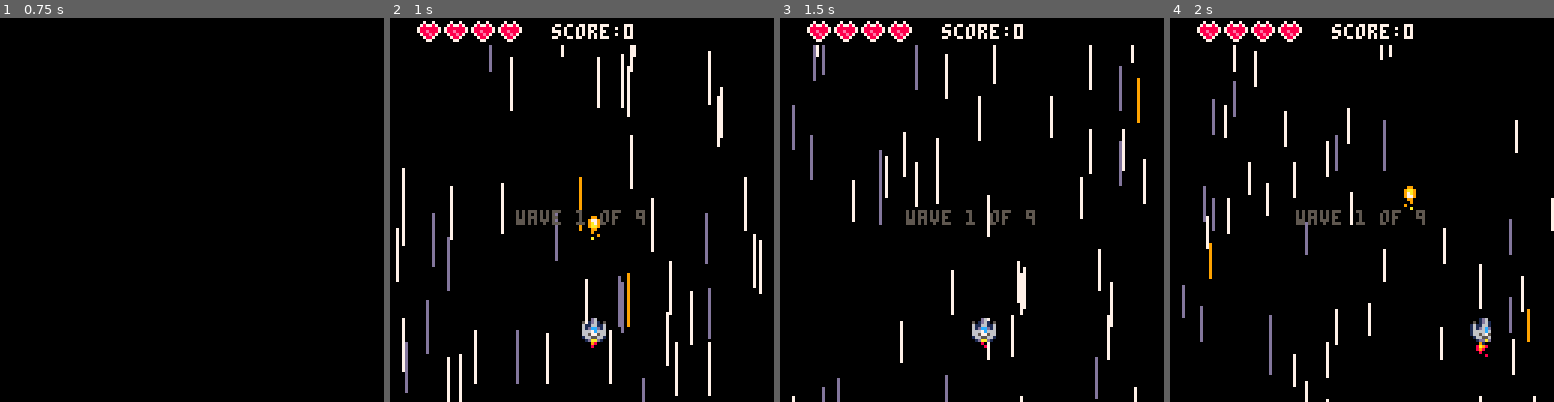
Above: before the commit, frames 1-4 (left to right).
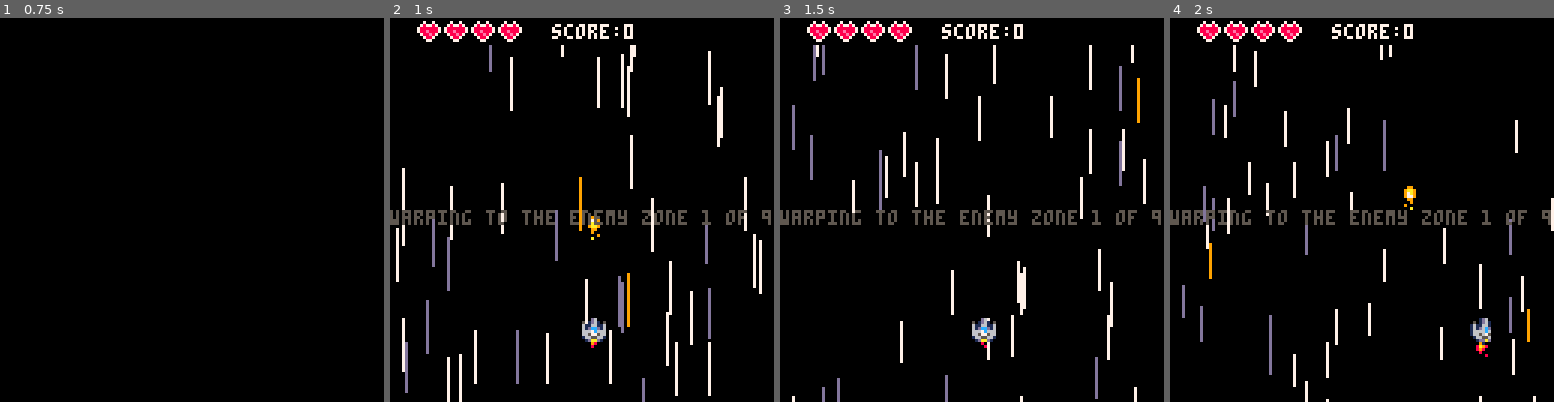
Above: after the commit, the same moments.

Repository: eduszesz/shmup
Game: PICO-8 cartridge myshmup.p8
Two runs of this game, one before a commit and one after it. Both use one fixed random seed, a clock stepped at 60 frames per second and the inputs below.
Inputs:
- Up to frame 1 (0.75 s): tap X (X key) at 0.33 s; tap O (Z key) at 0.7 s
- Up to frame 2 (1 s): no input
- Up to frame 3 (1.5 s): tap X (X key) at 1.07 s
- Up to frame 4 (2 s): hold Right from 1.6 s (still down); tap O (Z key) at 1.7 s; tap X (X key) at 1.85 s

Frame 1 is identical in both runs. In frame 2, 1.6% of the frame differs, in the area x 0-100%, y 50-54%; in frame 3, 1.6%; in frame 4, 1.6%.

Commit message:
enemy 24 fire fixing, new level label

Diff:
--- a/myshmup.p8
+++ b/myshmup.p8
@@ -236,7 +236,7 @@
 
 function draw_wave()
 	local cl=7
-	local txt="wave "..cwave.." of "..lwave
+	local txt="warping to the enemy zone "..cwave.." of "..lwave
 	if t%16<8 then
 		cl=5
 	end
@@ -435,7 +435,7 @@
 				if t%90==0 then
 					local spc=0.25/(firetyp)
 					for i=0,3 do
-						fire(e,0.375+spc*i,5)
+						ene_fire(e,0.375+spc*i,5)
 					end
 				end
 			end
@@ -1098,7 +1098,6 @@
 function checkwin()
 	if cwave>lwave then
 		win=true
-		fadeout()
 		state="over"
 	end
 end
